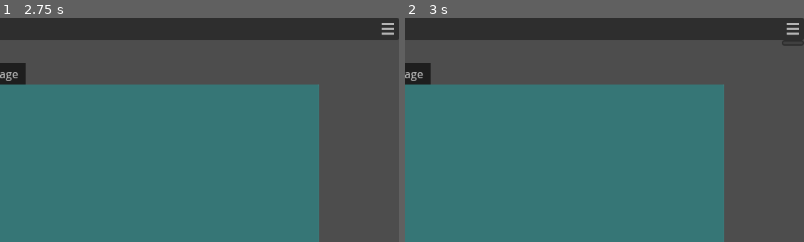
Above: before the commit, frames 1-2 (left to right).
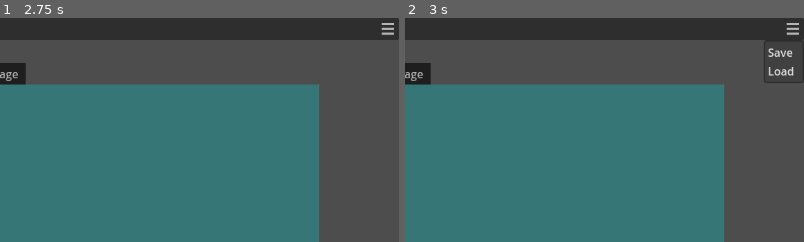
Above: after the commit, the same moments.

Repository: Wayl123/Inf-Army
Game: Godot game, scene res://scene/game_interface.tscn
Same seed, same stepped clock (60 frames per second), same inputs: the game is played once before the commit and once after it.
Inputs (mouse positions are % of the whole screen's width and height, from its top left):
- Up to frame 1 (2.75 s): click (16, 26) at 0.5 s; click (16, 26) at 1.25 s; click (16, 26) at 2 s
- Up to frame 2 (3 s): click (99, 2) at 2.75 s
The pictures show only the part of the screen within x 50-100%, y 0-50%; the shares and areas given below are measured in that part.

Frame 1 is identical in both runs. In frame 2, 0.4% of the frame differs, in the area x 89-100%, y 9-30%.

Commit message:
Save and load file, load file currently is only done on start of game, load button does nothing, fix inventory amount display not showing properly on loaded data

Diff:
--- a/scene/player_ui.tscn
+++ b/scene/player_ui.tscn
@@ -1,8 +1,9 @@
-[gd_scene load_steps=4 format=3 uid="uid://da8ep3g0d23y8"]
+[gd_scene load_steps=5 format=3 uid="uid://da8ep3g0d23y8"]
 
 [ext_resource type="Script" path="res://script/top_menu_bar.gd" id="1_3q5ya"]
 [ext_resource type="Texture2D" uid="uid://dibq161gqc1ho" path="res://image/ui/menu.png" id="2_bf0uw"]
 [ext_resource type="Script" path="res://script/resource.gd" id="2_hh6c6"]
+[ext_resource type="Script" path="res://script/game_menu.gd" id="4_pqi38"]
 
 [node name="PlayerUI" type="Node2D"]
 
@@ -53,3 +54,8 @@
 size_flags_horizontal = 8
 icon = ExtResource("2_bf0uw")
 expand_icon = true
+item_count = 2
+popup/item_0/text = "Save"
+popup/item_1/text = "Load"
+popup/item_1/id = 1
+script = ExtResource("4_pqi38")
--- a/script/game_data.gd
+++ b/script/game_data.gd
@@ -103,9 +103,9 @@
 		if not inventoryItem.has(item):
 			inventoryItem[item] = 0
 			Inventory.ref.add_item(item)
-		_update_inventory_item_amount(item, pItems[item])
+		update_inventory_item_amount(item, pItems[item])
 
-func _update_inventory_item_amount(pId : String, pAmount : int = 0) -> bool:
+func update_inventory_item_amount(pId : String, pAmount : int = 0) -> bool:
 	if (Inventory.ref.get_item_node_ref(pId) and inventoryItem.has(pId) and
 		inventoryItem[pId] >= -pAmount):
 		inventoryItem[pId] += pAmount
@@ -134,7 +134,7 @@
 			if not normalUnit.has(unit):
 				normalUnit[unit] = 0
 				UnitInventory.ref.normalUnitList.add_unit(unit)
-			_update_normal_unit_amount(unit, pUnits[unit])
+			update_normal_unit_amount(unit, pUnits[unit])
 
 	print_debug(pUnits)
 
@@ -142,7 +142,7 @@
 	UnitInventory.ref.update_hero_display()
 	UnitInventory.ref.unitShop.update_shop_unlocks()
 
-func _update_normal_unit_amount(pId : String, pAmount : int = 0) -> bool:
+func update_normal_unit_amount(pId : String, pAmount : int = 0) -> bool:
 	if (UnitInventory.ref.get_unit_node_ref(pId) and normalUnit.has(pId) and
 		normalUnit[pId] >= -pAmount):
 		normalUnit[pId] += pAmount
--- a/script/game_interface.gd
+++ b/script/game_interface.gd
@@ -6,6 +6,8 @@
 var PAGETAB : PackedScene = preload("res://scene/page_tab.tscn")
 
 var gameData : GameData
+var saveFilePath : String = "user://save/"
+var saveFileName : String = "save_data.sav"
 
 var lootboxGenListPath : String = "res://script/lootbox_generator_template.json"
 var unitStatListPath : String = "res://script/unit_stat.json"
@@ -23,7 +25,7 @@
 func _enter_tree() -> void:
 	if not ref: ref = self
 
-	gameData = GameData.new()
+	gameData = _load_game_data()
 
 func _ready() -> void:
 	_load_all_data()
@@ -51,6 +53,33 @@
 	explorationAreaData = _load_json_file(explorationAreaListPath)
 	itemStatData = _load_json_file(itemStatListPath)
 
+func save_game_data() -> void:
+	var dirAccess = DirAccess.open("user://")
+	if dirAccess != null:
+		dirAccess.make_dir_recursive(saveFilePath)
+	else:
+		print("DirAccess is null");
+
+	var file = FileAccess.open(str(saveFilePath + saveFileName), FileAccess.WRITE)
+	if file != null:
+		file.store_var(gameData, true)
+	else:
+		print("cannot open file to save")
+
+func _load_game_data() -> GameData:
+	if FileAccess.file_exists(str(saveFilePath + saveFileName)):
+		var file : Object = FileAccess.open(str(saveFilePath + saveFileName), FileAccess.READ)
+		var data : Variant = file.get_var(true)
+
+		if data is GameData:
+			return data
+		else:
+			print("Error reading file")
+	else:
+		print("File doesn't exist")
+
+	return GameData.new()
+
 func get_cache_promo_data(pId : String) -> Dictionary:
 	if not cachePromoData.has(pId):
 		cachePromoData[pId] = {}
--- /dev/null
+++ b/script/game_menu.gd
@@ -0,0 +1,12 @@
+extends MenuButton
+
+func _ready() -> void:
+	get_popup().connect("index_pressed", Callable(self, "_menu_select"))
+
+func _menu_select(index : int) -> void:
+	var itemName = get_popup().get_item_text(index)
+	match itemName:
+		"Save":
+			GlobalData.ref.save_game_data()
+		"Load":
+			print_debug("Currently save file is only loaded on game start")
--- a/script/lootbox_attribute_display.gd
+++ b/script/lootbox_attribute_display.gd
@@ -6,7 +6,7 @@
 
 var holdCap : int
 
-func update_display(pData : Dictionary) -> void:
+func update_display(pData : Dictionary, pAmount : int = 0) -> void:
 	if not pData.is_empty():
 		holdCap = pData["HoldCap"]
 
@@ -14,3 +14,8 @@
 		probStat.text = str("[b]Probability[/b]\n")
 		for item in pData["Prob"]:
 			probStat.text += str(GlobalData.ref.get_unit_stat_data_copy(item)["Name"], ": ", pData["Prob"][item] * 100, "%", "\n")
+
+	update_amount_display(pAmount)
+
+func update_amount_display(pAmount : int) -> void:
+	pass
--- a/script/lootbox_attribute_display_generator.gd
+++ b/script/lootbox_attribute_display_generator.gd
@@ -6,13 +6,12 @@
 func _process(delta : float) -> void:
 	genProgress.value = 0 if genTimer.is_stopped() else abs((genTimer.time_left / genTimer.wait_time) - 1.0)
 
-func update_display(pData : Dictionary) -> void:
-	super(pData)
-
+func update_display(pData : Dictionary, pAmount : int = 0) -> void:
 	if not pData.is_empty():
-		boxAmount.text = str("[b]Amount: [/b]", "0", "/", String.num_scientific(holdCap))
 		genTimer.wait_time = pData["GenTime"]
 		genTimer.start()
+
+	super(pData, pAmount)
 
 func update_amount_display(pAmount : int) -> void:
 	if pAmount < holdCap and genTimer.is_stopped():
--- a/script/lootbox_attribute_display_inventory.gd
+++ b/script/lootbox_attribute_display_inventory.gd
@@ -1,10 +1,7 @@
 extends "res://script/lootbox_attribute_display.gd"
 
-func update_display(pData : Dictionary) -> void:
-	super(pData)
-
-	if not pData.is_empty():
-		boxAmount.text = str("[b]Amount: [/b]", "0")
+func update_display(pData : Dictionary, pAmount : int = 0) -> void:
+	super(pData, pAmount)
 
 func update_amount_display(pAmount : int) -> void:
 	boxAmount.text = str("[b]Amount: [/b]", String.num_scientific(pAmount))
--- a/script/lootbox_generator.gd
+++ b/script/lootbox_generator.gd
@@ -12,8 +12,7 @@
 	genTimer.connect("timeout", Callable(self, "_update_amount").bind(1))
 	claimButton.connect("pressed", Callable(self, "_claim_lootbox"))
 
-	display.update_display(data)
-	display.update_amount_display(gameData[savedId]["Amount"])
+	display.update_display(data, gameData[savedId]["Amount"])
 
 func _update_amount(pAmount : int) -> void:
 	gameData[savedId]["Amount"] += pAmount
@@ -22,7 +21,7 @@
 func _get_and_empty_stored_amount() -> int:
 	var retrievedAmount : int = gameData[savedId]["Amount"]
 
-	_update_amount(-gameData[savedId]["Amount"])
+	_update_amount(-retrievedAmount)
 
 	return retrievedAmount
 
--- a/script/lootbox_item.gd
+++ b/script/lootbox_item.gd
@@ -12,7 +12,8 @@
 	open10Button.connect("pressed", Callable(self, "_open_box").bind(10))
 	openAllButton.connect("pressed", Callable(self, "_open_box"))
 
-	display.update_display(data)
+	display.update_display(data, gameData[id])
+	open10Button.disabled = gameData[id] < 10
 
 func _open_box(pAmount : int = gameData[id] if gameData.has(id) else 0) -> void:
 	var output : Dictionary
@@ -36,7 +37,4 @@
 func update_amount_display() -> void:
 	display.update_amount_display(gameData[id])
 
-	if gameData[id] < 10:
-		open10Button.disabled = true
-	else:
-		open10Button.disabled = false
+	open10Button.disabled = gameData[id] < 10
--- a/script/normal_item.gd
+++ b/script/normal_item.gd
@@ -17,5 +17,7 @@
 		for effect in data["SpecialEffect"]:
 			itemStat.text += str(effect, "\n")
 
+	update_amount_display()
+
 func update_amount_display() -> void:
 	itemAmount.text = str("[b]Amount: [/b]", String.num_scientific(gameData[id]))
